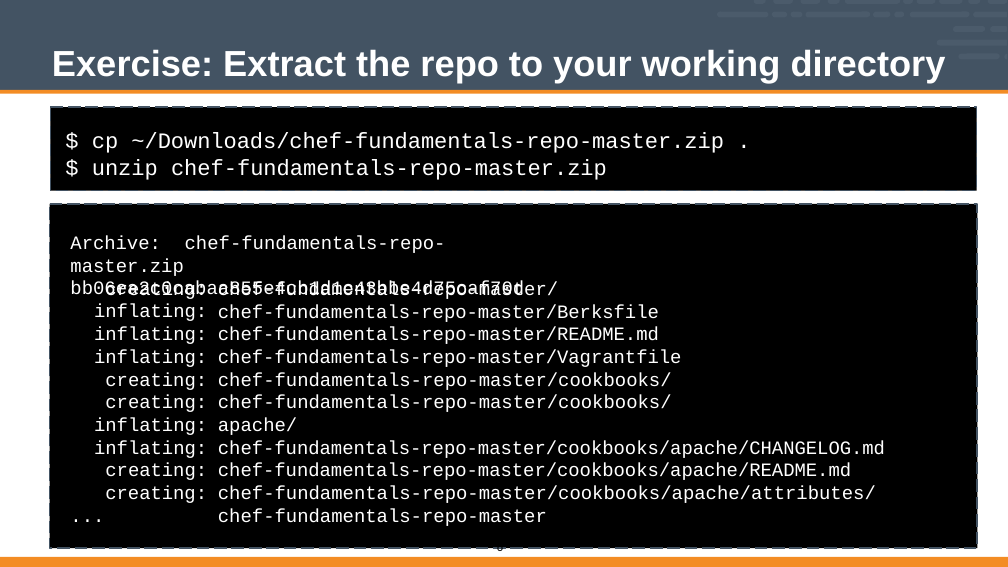
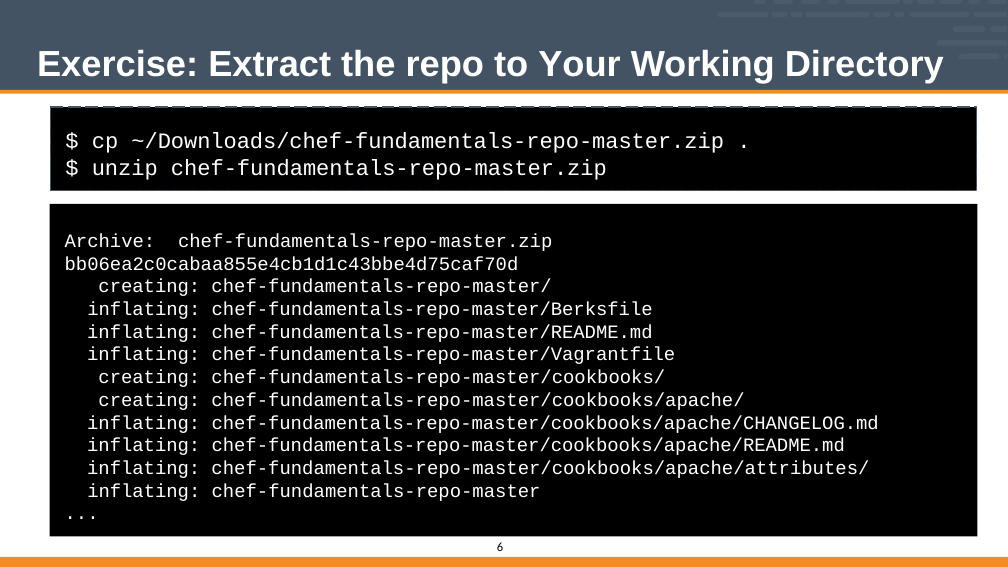
Before and after one commit to vinyar/chef-intermediate, a slide deck: slide 6 of Modules/02-Chef_Intermediate.pptx. Drawn at 1008x567 pixels with LibreOffice and Linux fonts; fonts in the diff are those of the drawing. Boxes give left, top, right and bottom in pixels: in the first picture for what was removed or moved away, otherwise in the second. Text is boxed around its words. In the diff, an @@ line names an element or a change of style, - is before the commit and + after.

Commit message:
Fixed code and other text formatting

```diff
--- a/Modules/02-Chef_Intermediate.pptx
+++ b/Modules/02-Chef_Intermediate.pptx
@@ title at [37, 49, 944, 83]: text changed @@
-Exercise: Extract the repo to your working directory
+Exercise: Extract the repo to Your Working Directory
@@ freeform shape: place and size @@
-freeform shape at [50, 204, 977, 548]
+freeform shape at [50, 204, 977, 536]
@@ freeform shape removed at [50, 204, 977, 548] @@
@@ text at [65, 234, 879, 501]: text changed @@
-chef-fundamentals-repo-master/
-chef-fundamentals-repo-master/Berksfile chef-fundamentals-repo-master/README.md chef-fundamentals-repo-master/Vagrantfile chef-fundamentals-repo-master/cookbooks/
-chef-fundamentals-repo-master/cookbooks/apache/
-chef-fundamentals-repo-master/cookbooks/apache/CHANGELOG.md chef-fundamentals-repo-master/cookbooks/apache/README.md chef-fundamentals-repo-master/cookbooks/apache/attributes/ chef-fundamentals-repo-master
+Archive: chef-fundamentals-repo-master.zip
+bb06ea2c0cabaa855e4cb1d1c43bbe4d75caf70d
+creating: chef-fundamentals-repo-master/
+inflating: chef-fundamentals-repo-master/Berksfile
+inflating: chef-fundamentals-repo-master/README.md
+inflating: chef-fundamentals-repo-master/Vagrantfile
+creating: chef-fundamentals-repo-master/cookbooks/
+creating: chef-fundamentals-repo-master/cookbooks/apache/
+inflating: chef-fundamentals-repo-master/cookbooks/apache/CHANGELOG.md
+inflating: chef-fundamentals-repo-master/cookbooks/apache/README.md
+inflating: chef-fundamentals-repo-master/cookbooks/apache/attributes/
+inflating: chef-fundamentals-repo-master
+...
@@ text removed at [70, 236, 524, 299] @@
-Archive: chef-fundamentals-repo-master.zip bb06ea2c0cabaa855e4cb1d1c43bbe4d75caf70d
@@ text removed at [94, 282, 207, 503] @@
-creating: inflating: inflating: inflating: creating: creating: inflating: inflating: creating: creating:
-...
```
Also in this commit, not shown: 23 other slides changed.
